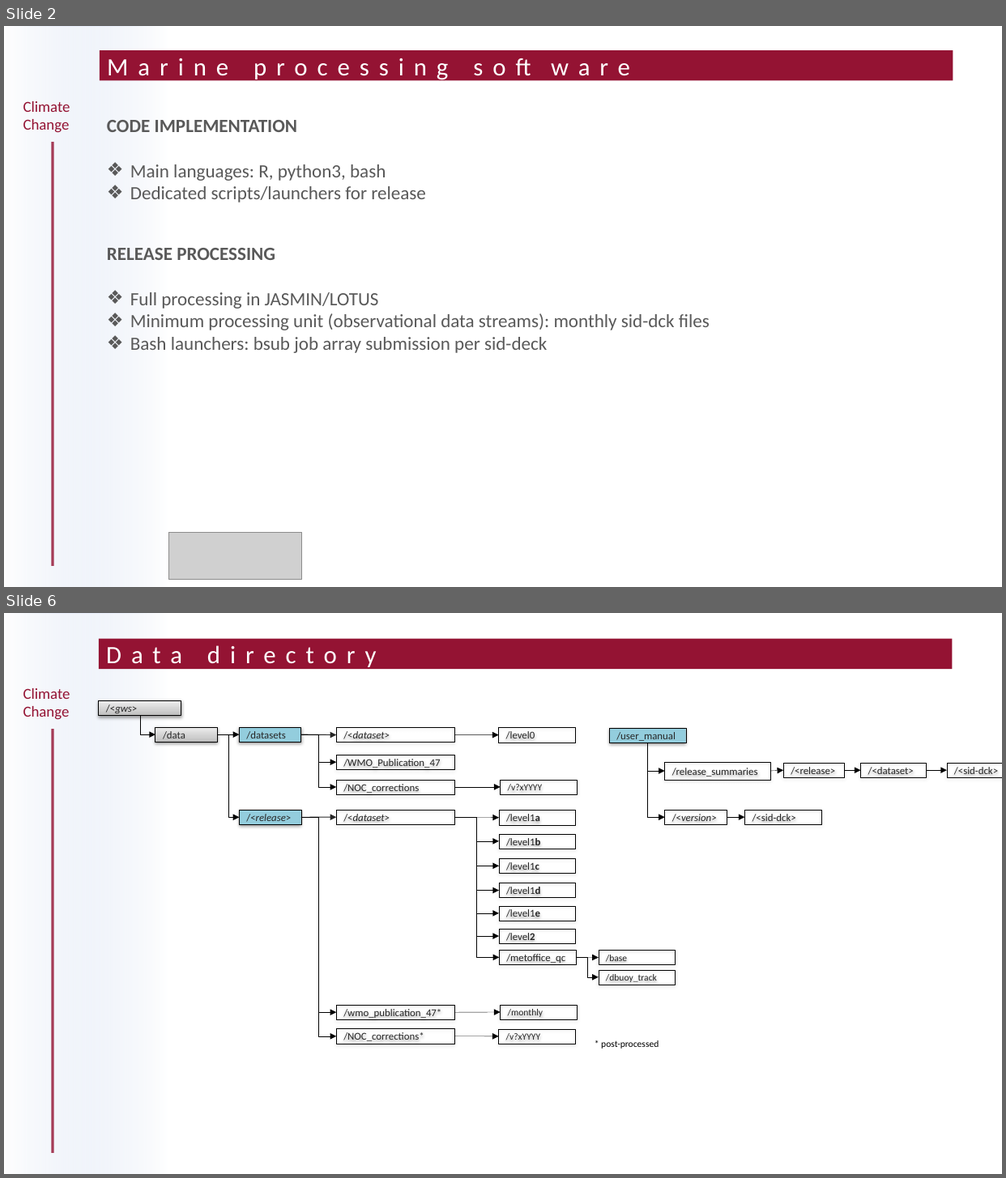
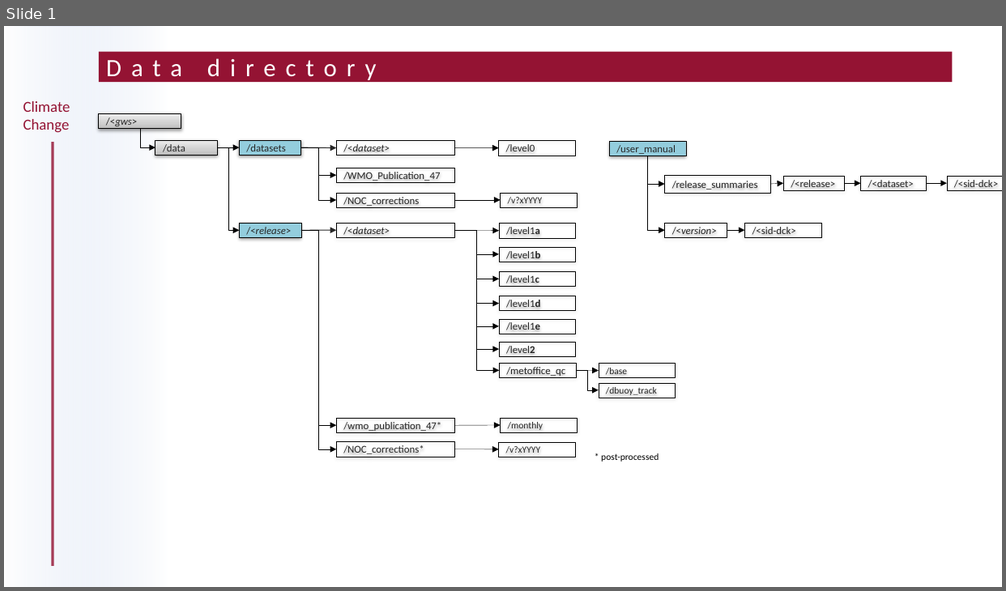
Before and after one commit to glamod/marine-user-guide2, a slide deck: docs/Figures.pptx. Shown one above the other, each under a label of ours: slides 2 and 6 before the commit, slide 1 after it; the slides between them are not shown. The pictures are 1006x1178 and 1006x591 pixels, drawn with LibreOffice and Linux fonts; fonts in the diff are those of the drawing; grey boxes stand for pictures; background and template pictures are left out. Boxes give left, top, right and bottom in pixels: in the first picture for what was removed or moved away, otherwise in the second. Text is boxed around its words. In the diff, an @@ line names an element or a change of style, - is before the commit and + after.

```diff
--- a/docs/Figures.pptx
+++ b/docs/Figures.pptx
@@ slide 2 removed at <box>4,26,1002,587</box>, background #FFFFFF; not listed: 4 template elements that a slide beside it also shows @@
@@ title removed at <box>100,50,953,80</box> @@
-Marine processing software
@@ text removed at <box>107,120,426,203</box> @@
-CODE IMPLEMENTATION
-❖ Main languages: R, python3, bash
-❖ Dedicated scripts/launchers for release
@@ text removed at <box>107,248,710,353</box> @@
-RELEASE PROCESSING
-❖ Full processing in JASMIN/LOTUS
-❖ Minimum processing unit (observational data streams): monthly sid-dck files
-❖ Bash launchers: bsub job array submission per sid-deck
@@ picture removed at <box>168,532,302,579</box> @@
@@ what was slide 6 is now slide 1 @@
```
Also in this commit, not shown: 1 slide changed, 1 slide added, 32 other slides removed, 29 other files.
